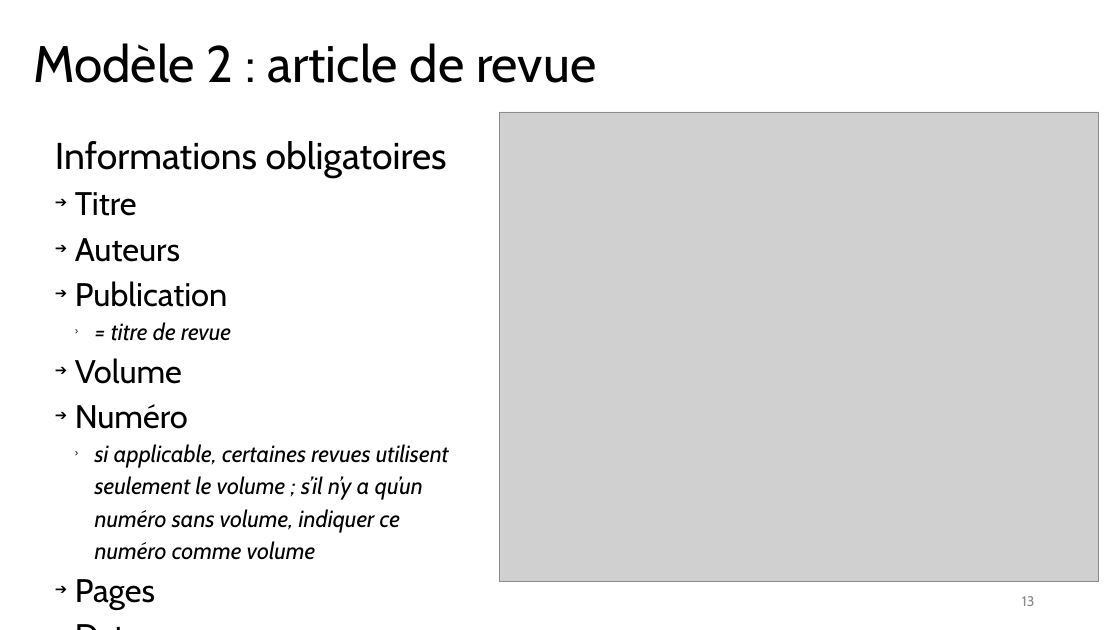
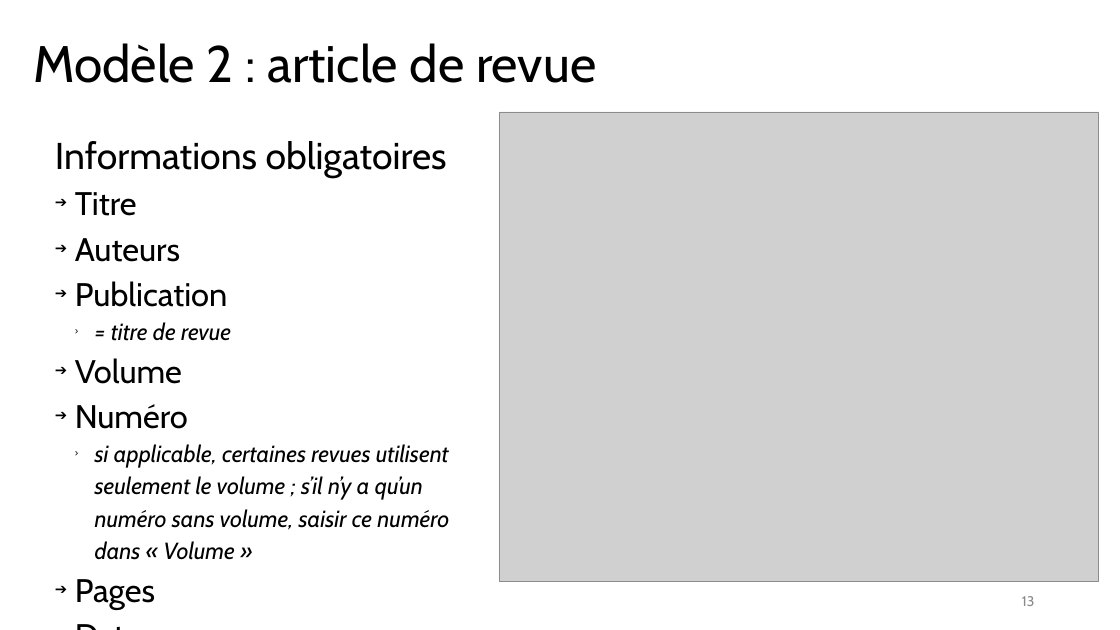
Before and after one commit to fflamerie/biblio_EDPP, a slide deck: slide 13 of doc_EDPP/EDPP_Zotero_FFlamerie.odp. Drawn at 1120x630 pixels with LibreOffice and Linux fonts; fonts in the diff are those of the drawing; grey boxes stand for pictures. Boxes give left, top, right and bottom in pixels: in the first picture for what was removed or moved away, otherwise in the second. Text is boxed around its words. In the diff, an @@ line names an element or a change of style, - is before the commit and + after.

```diff
--- a/doc_EDPP/EDPP_Zotero_FFlamerie.odp
+++ b/doc_EDPP/EDPP_Zotero_FFlamerie.odp
@@ text at (95,444,449,560): text changed @@
-  › si applicable, certaines revues utilisent seulement le volume ; s’il n’y a qu’un numéro sans volume, indiquer ce numéro comme volume
+  › si applicable, certaines revues utilisent seulement le volume ; s’il n’y a qu’un numéro sans volume, saisir ce numéro dans « Volume »
```
Also in this commit, not shown: 3 other slides changed, 3 other files.
